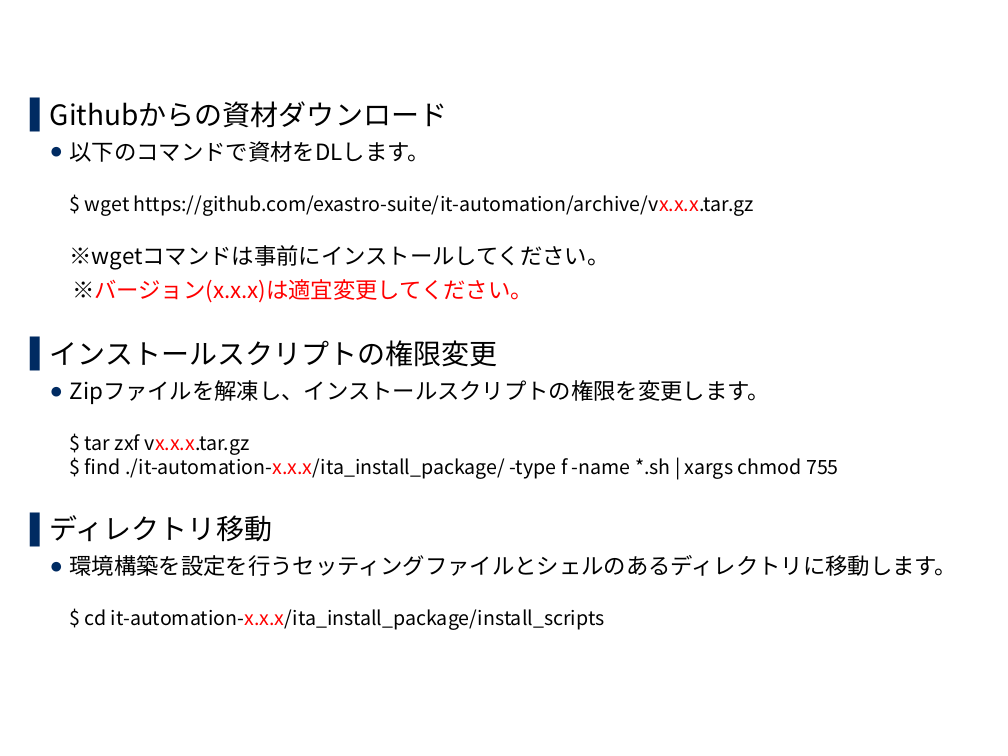
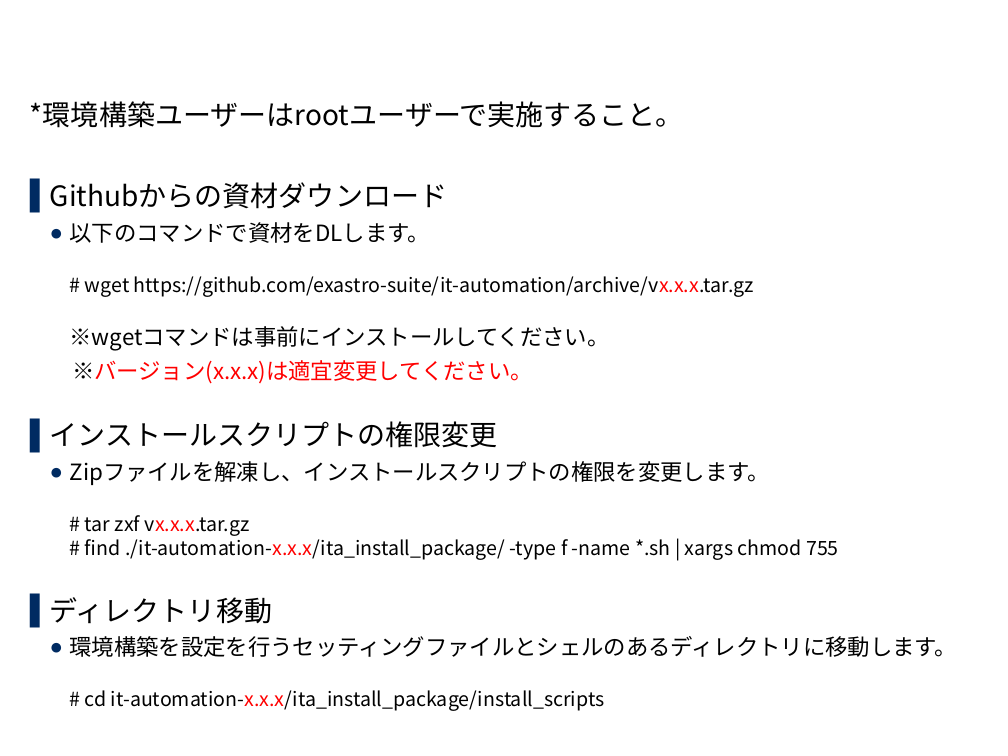
Before and after one commit to exastro-suite/it-automation-docs, a slide deck: slide 13 of asset/Learn_ja/ITA-online-install_ja.pptx. Drawn at 1008x756 pixels with LibreOffice and Linux fonts; fonts in the diff are those of the drawing; background and template pictures are left out. Boxes give left, top, right and bottom in pixels: in the first picture for what was removed or moved away, otherwise in the second. Text is boxed around its words. In the diff, an @@ line names an element or a change of style, - is before the commit and + after.

```diff
--- a/asset/Learn_ja/ITA-online-install_ja.pptx
+++ b/asset/Learn_ja/ITA-online-install_ja.pptx
@@ text at (x1=30, y1=101, x2=684, y2=128): paragraph added @@
+*環境構築ユーザーはrootユーザーで実施すること。
@@ text at (x1=70, y1=222, x2=754, y2=351): text changed @@
-  ● 以下のコマンドで資材をDLします。
-    $ wget https://github.com/exastro-suite/it-automation/archive/vx.x.x.tar.gz
-    ※wgetコマンドは事前にインストールしてください。
+  ● 以下のコマンドで資材をDLします。
+    # wget https://github.com/exastro-suite/it-automation/archive/vx.x.x.tar.gz
+    ※wgetコマンドは事前にインストールしてください。
@@ text at (x1=70, y1=461, x2=839, y2=560): text changed @@
-  ● Zipファイルを解凍し、インストールスクリプトの権限を変更します。
-    $ tar zxf vx.x.x.tar.gz
-    $ find ./it-automation-x.x.x/ita_install_package/ -type f -name *.sh | xargs chmod 755
+  ● Zipファイルを解凍し、インストールスクリプトの権限を変更します。
+    # tar zxf vx.x.x.tar.gz
+    # find ./it-automation-x.x.x/ita_install_package/ -type f -name *.sh | xargs chmod 755
@@ text at (x1=70, y1=636, x2=958, y2=711): text changed @@
-  ● 環境構築を設定を行うセッティングファイルとシェルのあるディレクトリに移動します。
-    $ cd it-automation-x.x.x/ita_install_package/install_scripts
+  ● 環境構築を設定を行うセッティングファイルとシェルのあるディレクトリに移動します。
+    # cd it-automation-x.x.x/ita_install_package/install_scripts
```
Also in this commit, not shown: 12 other slides changed.
